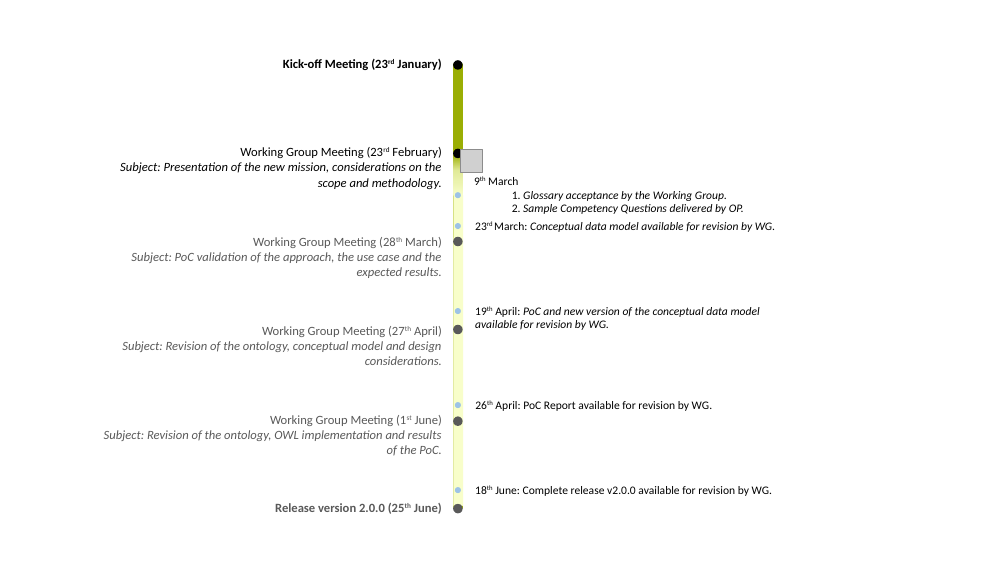
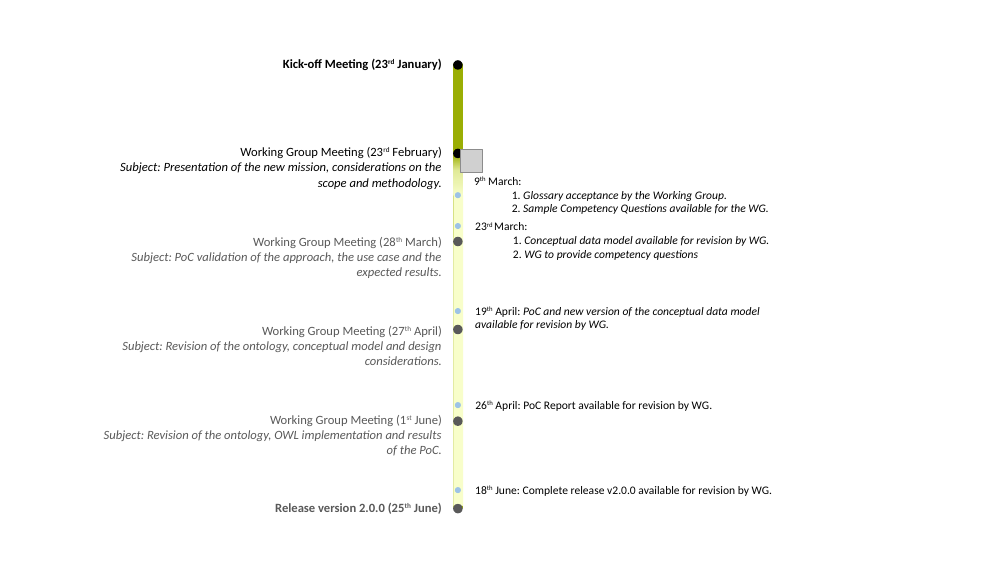
Before and after one commit to eProcurement-everis/ePO, a slide deck: slide 2 of 01_Resources/Timeline.pptx. Drawn at 1008x567 pixels with LibreOffice and Linux fonts; fonts in the diff are those of the drawing; grey boxes stand for pictures. Boxes give left, top, right and bottom in pixels: in the first picture for what was removed or moved away, otherwise in the second. Text is boxed around its words. In the diff, an @@ line names an element or a change of style, - is before the commit and + after.

```diff
--- a/01_Resources/Timeline.pptx
+++ b/01_Resources/Timeline.pptx
@@ text at (488,177,521,185): text changed @@
-9th March
+9th March:
@@ text at (512,204,768,214): text changed @@
-  2. Sample Competency Questions delivered by OP.
+  2. Sample Competency Questions available for the WG.
@@ text at (494,222,769,260): text changed @@
-23rd March: Conceptual data model available for revision by WG.
+23rd March:
+  1. Conceptual data model available for revision by WG.
+  2. WG to provide competency questions
```
Also in this commit, not shown: 1 other file.
